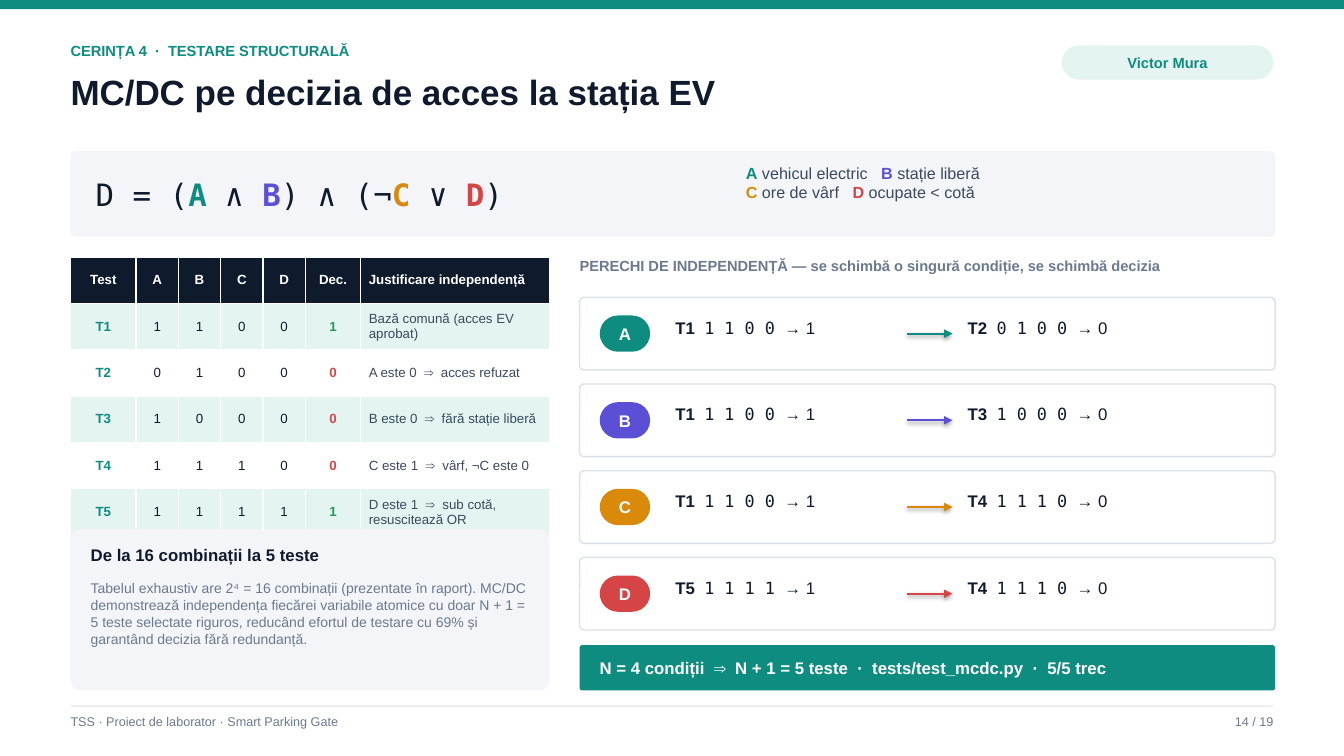
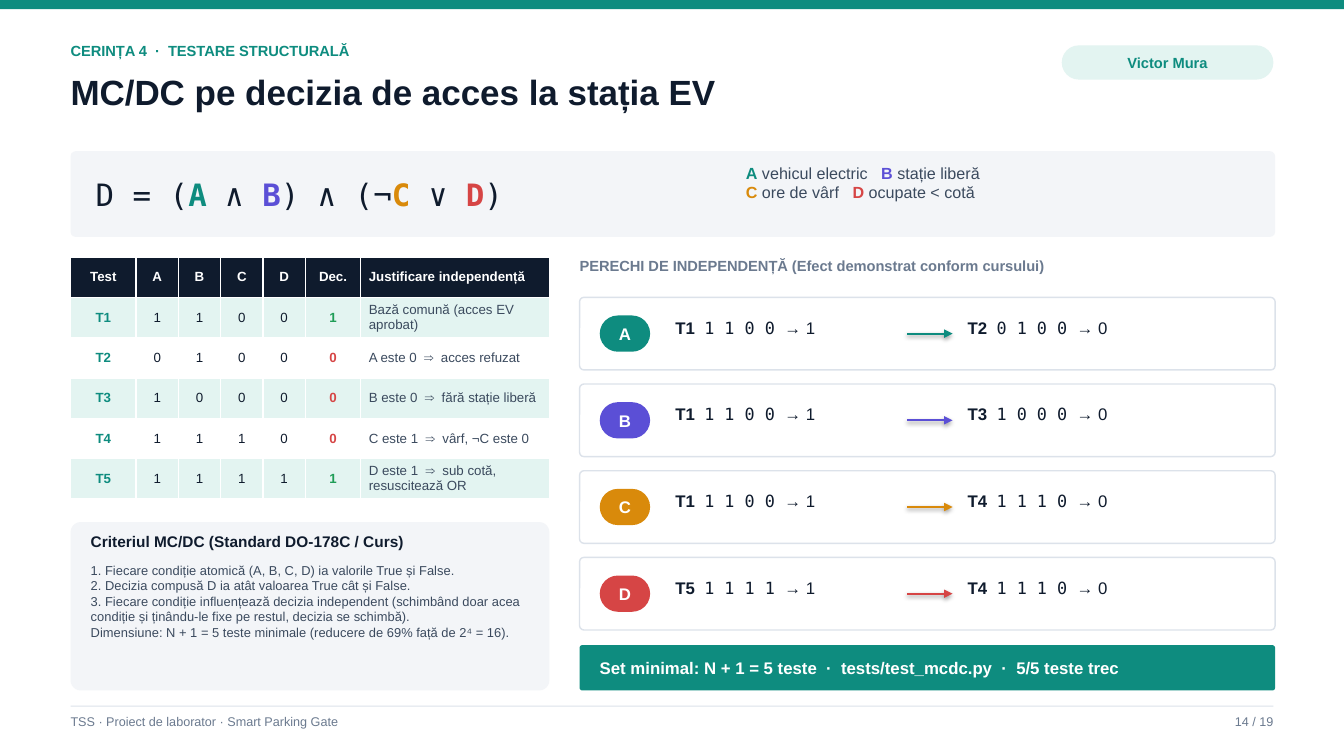
Before and after one commit to victormura/tss, a slide deck: slide 14 of proiect_laborator/docs/Prezentare_Laborator_TSS.pptx. Drawn at 1344x756 pixels with LibreOffice and Linux fonts; fonts in the diff are those of the drawing. Boxes give left, top, right and bottom in pixels: in the first picture for what was removed or moved away, otherwise in the second. Text is boxed around its words. In the diff, an @@ line names an element or a change of style, - is before the commit and + after.

Commit message:
docs(presentation): align all slides with official course notations, formulas, and terminology

```diff
--- a/proiect_laborator/docs/Prezentare_Laborator_TSS.pptx
+++ b/proiect_laborator/docs/Prezentare_Laborator_TSS.pptx
@@ table: place and size @@
-table at [71, 257, 549, 535]
+table at [71, 257, 549, 499]
@@ text at [580, 259, 1045, 274]: text changed @@
-PERECHI DE INDEPENDENȚĂ — se schimbă o singură condiție, se schimbă decizia
+PERECHI DE INDEPENDENȚĂ (Efect demonstrat conform cursului)
@@ rounded rectangle: place and size @@
-rounded rectangle at [71, 529, 549, 691]
+rounded rectangle at [71, 522, 549, 691]
@@ text at [91, 536, 403, 551]: text changed; size 12 to 11 pt @@
-De la 16 combinații la 5 teste
+Criteriul MC/DC (Standard DO-178C / Curs)
@@ text at [91, 565, 520, 640]: text changed; size 10 to 9.2 pt; text colour #6B7A8F to #3B4A5E @@
-Tabelul exhaustiv are 2⁴ = 16 combinații (prezentate în raport). MC/DC demonstrează independența fiecărei variabile atomice cu doar N + 1 = 5 teste selectate riguros, reducând efortul de testare cu 69% și garantând decizia fără redundanță.
+1. Fiecare condiție atomică (A, B, C, D) ia valorile True și False.
+2. Decizia compusă D ia atât valoarea True cât și False.
+3. Fiecare condiție influențează decizia independent (schimbând doar acea condiție și ținându-le fixe pe restul, decizia se schimbă).
+Dimensiune: N + 1 = 5 teste minimale (reducere de 69% față de 2⁴ = 16).
@@ text at [600, 662, 1119, 678]: text changed @@
-N = 4 condiții ⇒ N + 1 = 5 teste · tests/test_mcdc.py · 5/5 trec
+Set minimal: N + 1 = 5 teste · tests/test_mcdc.py · 5/5 teste trec
```
Also in this commit, not shown: 12 other slides changed, 2 other files.
